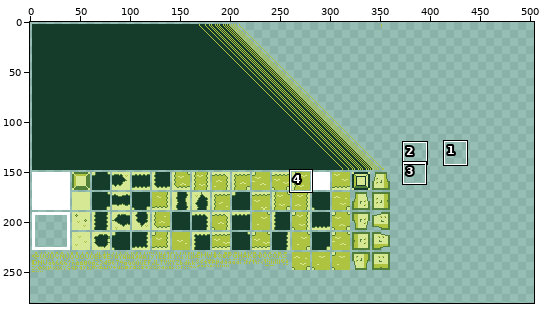
Sprite sheet -- Assets/Resources/Atlases/inGameAtlas.png. Above: a wide view before the commit, with the close-up outlined.
Close-up. First the earlier version:
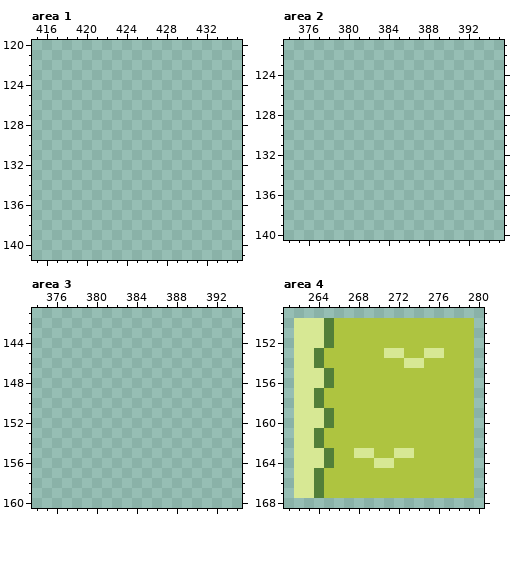
The file is 512x256 pixels. Colours within 5 levels of each other are drawn and written as one. Shown: area 1: x 415..435, y 120..141; area 2: x 374..395, y 121..140; area 3: x 374..394, y 141..160; area 4: x 261..280, y 149..168. The old version is drawn lined up with the new one, on the new canvas. The wide view leaves out empty margins. The commit also changed other parts of the picture, which this record leaves out.
After the commit:
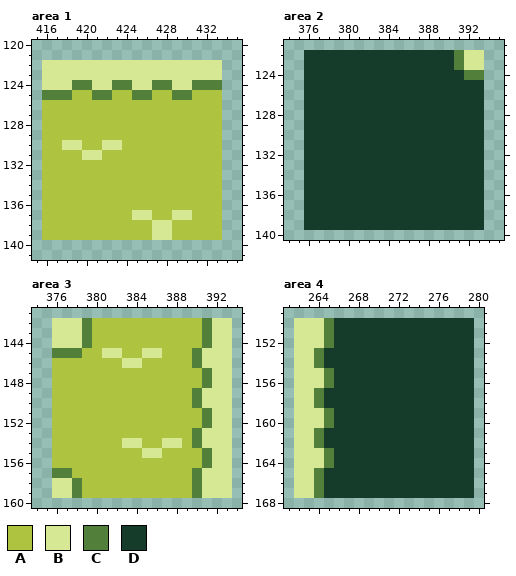
Palette (. is transparent): A #aec440  B #d7e894  C #527f39  D #153c2b
Change:
canvas 512x256 -> 512x512
Changed rows in their new state; - is an unchanged pixel.
Area 1:
first column x 416:
122 BBBBBBBBBBBBBBBBBB
123 BBBBBBBBBBBBBBBBBB
124 BBBCCBBCCBBCCBBCCC
125 CCCAACCAACCAACCAAA
126 AAAAAAAAAAAAAAAAAA
127 AAAAAAAAAAAAAAAAAA
128 AAAAAAAAAAAAAAAAAA
129 AAAAAAAAAAAAAAAAAA
130 AABBAABBAAAAAAAAAA
131 AAAABBAAAAAAAAAAAA
132 AAAAAAAAAAAAAAAAAA
133 AAAAAAAAAAAAAAAAAA
134 AAAAAAAAAAAAAAAAAA
135 AAAAAAAAAAAAAAAAAA
136 AAAAAAAAAAAAAAAAAA
137 AAAAAAAAABBAABBAAA
138 AAAAAAAAAAABBAAAAA
139 AAAAAAAAAAABBAAAAA
Area 2:
first column x 376:
122 DDDDDDDDDDDDDDDCBB
123 DDDDDDDDDDDDDDDCBB
124 DDDDDDDDDDDDDDDDCC
125 DDDDDDDDDDDDDDDDDD
126 DDDDDDDDDDDDDDDDDD
127 DDDDDDDDDDDDDDDDDD
128 DDDDDDDDDDDDDDDDDD
129 DDDDDDDDDDDDDDDDDD
130 DDDDDDDDDDDDDDDDDD
131 DDDDDDDDDDDDDDDDDD
132 DDDDDDDDDDDDDDDDDD
133 DDDDDDDDDDDDDDDDDD
134 DDDDDDDDDDDDDDDDDD
135 DDDDDDDDDDDDDDDDDD
136 DDDDDDDDDDDDDDDDDD
137 DDDDDDDDDDDDDDDDDD
138 DDDDDDDDDDDDDDDDDD
139 DDDDDDDDDDDDDDDDDD
Area 3:
first column x 376:
142 BBBCAAAAAAAAAAACBB
143 BBBCAAAAAAAAAAACBB
144 BBBCAAAAAAAAAAACBB
145 CCCAABBAABBAAACBBB
146 AAAAAAABBAAAAACBBB
147 AAAAAAAAAAAAAAACBB
148 AAAAAAAAAAAAAAACBB
149 AAAAAAAAAAAAAACBBB
150 AAAAAAAAAAAAAACBBB
151 AAAAAAAAAAAAAAACBB
152 AAAAAAAAAAAAAAACBB
153 AAAAAAAAAAAAAACBBB
154 AAAAAAABBAABBACBBB
155 AAAAAAAAABBAAAACBB
156 AAAAAAAAAAAAAAACBB
157 CCAAAAAAAAAAAACBBB
158 BBCAAAAAAAAAAACBBB
159 BBCAAAAAAAAAAACBBB
Area 4:
first column x 265:
150 -DDDDDDDDDDDDDD
151 -DDDDDDDDDDDDDD
152 -DDDDDDDDDDDDDD
153 DDDDDDDDDDDDDDD
154 DDDDDDDDDDDDDDD
155 -DDDDDDDDDDDDDD
156 -DDDDDDDDDDDDDD
157 DDDDDDDDDDDDDDD
158 DDDDDDDDDDDDDDD
159 -DDDDDDDDDDDDDD
160 -DDDDDDDDDDDDDD
161 DDDDDDDDDDDDDDD
162 DDDDDDDDDDDDDDD
163 -DDDDDDDDDDDDDD
164 -DDDDDDDDDDDDDD
165 DDDDDDDDDDDDDDD
166 DDDDDDDDDDDDDDD
167 DDDDDDDDDDDDDDD
